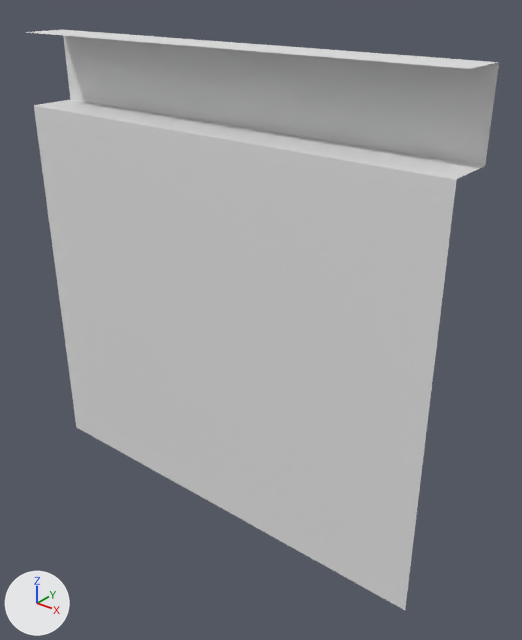
Two versions of the FBX model SmugglerUnity/Assets/Models/urbanShops/wallAdsCenter.fbx, one commit apart.
Camera for both pictures: a 50 mm camera at (1.84, -2.74, 2.24) aimed at (0.15, -0.63, 0.93). Every picture has the same lights, and +X, +Y and +Z are marked at lower left. Vertices at the same position are counted once.

The first picture shows 'wallAdsCenter'.
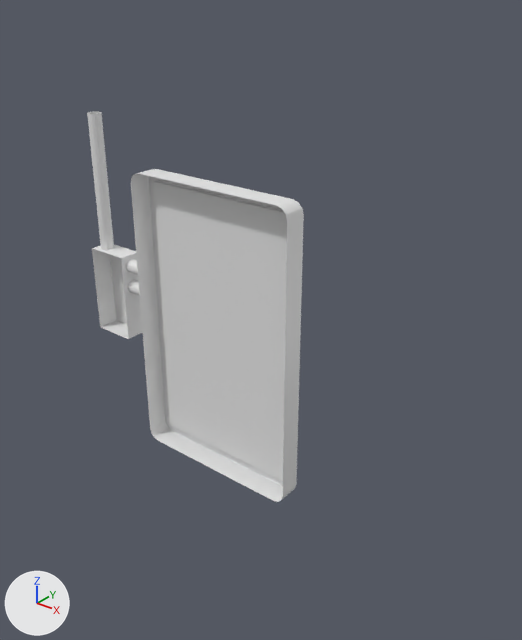
Changed parts and their boxes [x1, y1, x2, y2] in the pictures (522 x 640 px):
'wallAdsCenter', reshaped (54% narrower, 33% shorter)
    before: [26, 30, 499, 610]
    after: [87, 111, 304, 502]
part 1 of me_mesh, deleted
    before: [26, 30, 499, 610]

Edits to the bpy script that builds the scene:
```text
Change me_mesh:
    where me_mesh.from_pydata(...)  # 716 vertices, 590 faces; spans x -1.0..1.0, y -0.8..-0.6, z 0.0..2.0
    used by ob_walladscenter; location = (0.0, 0.0, 0.0)
    me_mesh part 1: the loose piece of 16 vertices spanning x -1.0..1.0, y -0.8..-0.6, z 0.0..2.0 is deleted
```
